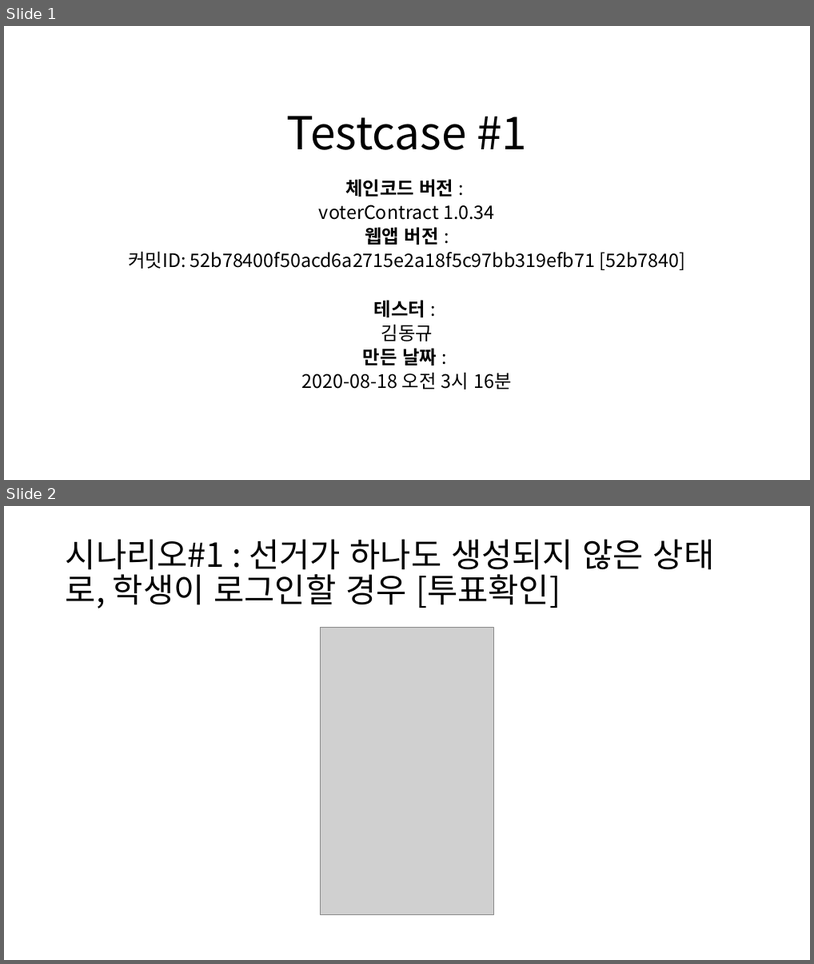
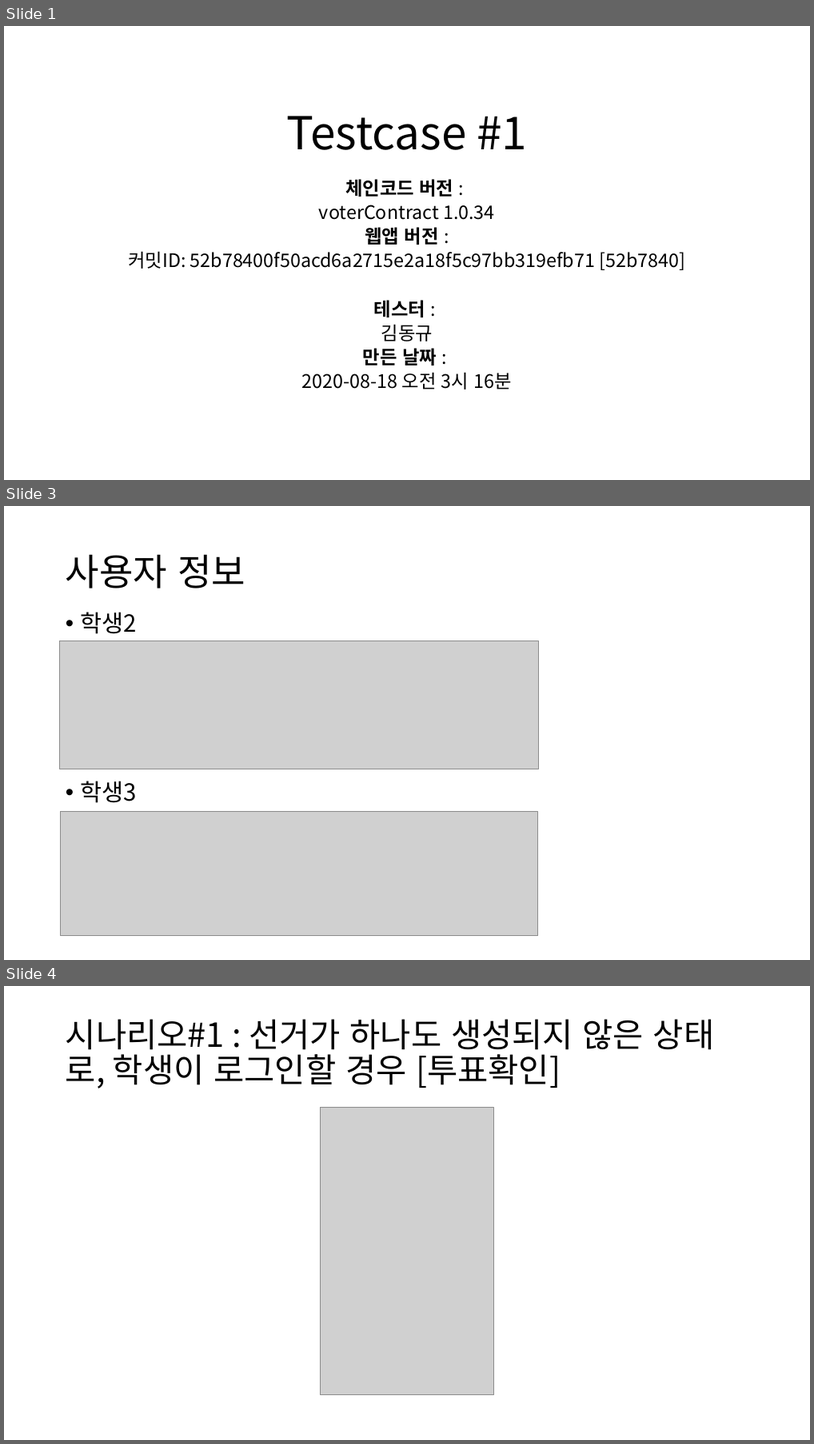
Before and after one commit to BL-UCKSS/evote-project, a slide deck: Document/Testcase/Testcase #1.pptx. Shown one above the other, each under a label of ours: slides 1 and 2 before the commit, slides 1, 3 and 4 after it; the slides between them are not shown. The pictures are 814x964 and 814x1444 pixels, drawn with LibreOffice and Linux fonts; fonts in the diff are those of the drawing; grey boxes stand for pictures. Boxes give left, top, right and bottom in pixels: in the first picture for what was removed or moved away, otherwise in the second. Text is boxed around its words. In the diff, an @@ line names an element or a change of style, - is before the commit and + after.

```diff
--- a/Document/Testcase/Testcase #1.pptx
+++ b/Document/Testcase/Testcase #1.pptx
@@ slide 3 added at [4,506,810,960], background #FFFFFF @@
@@ title added at [66,554,246,588], 44 pt, text #000000 @@
+사용자 정보
@@ text added at [81,612,137,803], 28 pt, text #000000 @@
+• 학생2
+• 학생3
@@ picture added at [60,641,539,768] @@
@@ picture added at [61,811,538,936] @@
@@ what was slide 2 is now slide 4 @@
```
Also in this commit, not shown: 2 slides changed, 2 other slides added, 1 other file.
